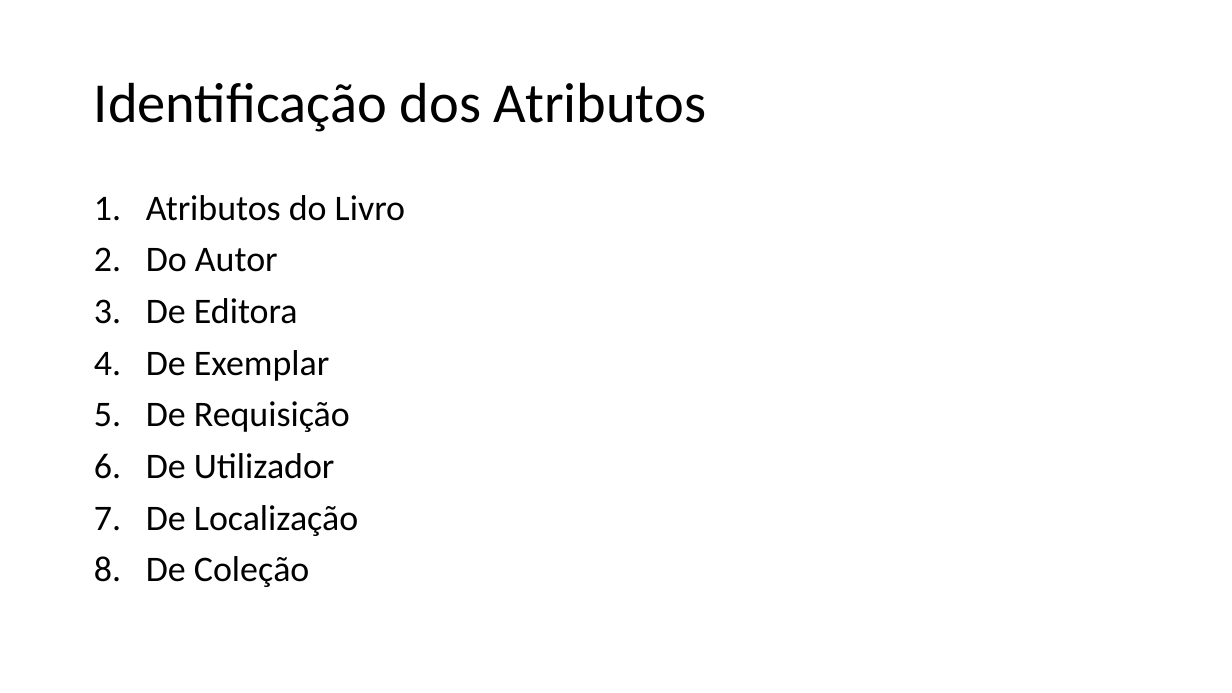
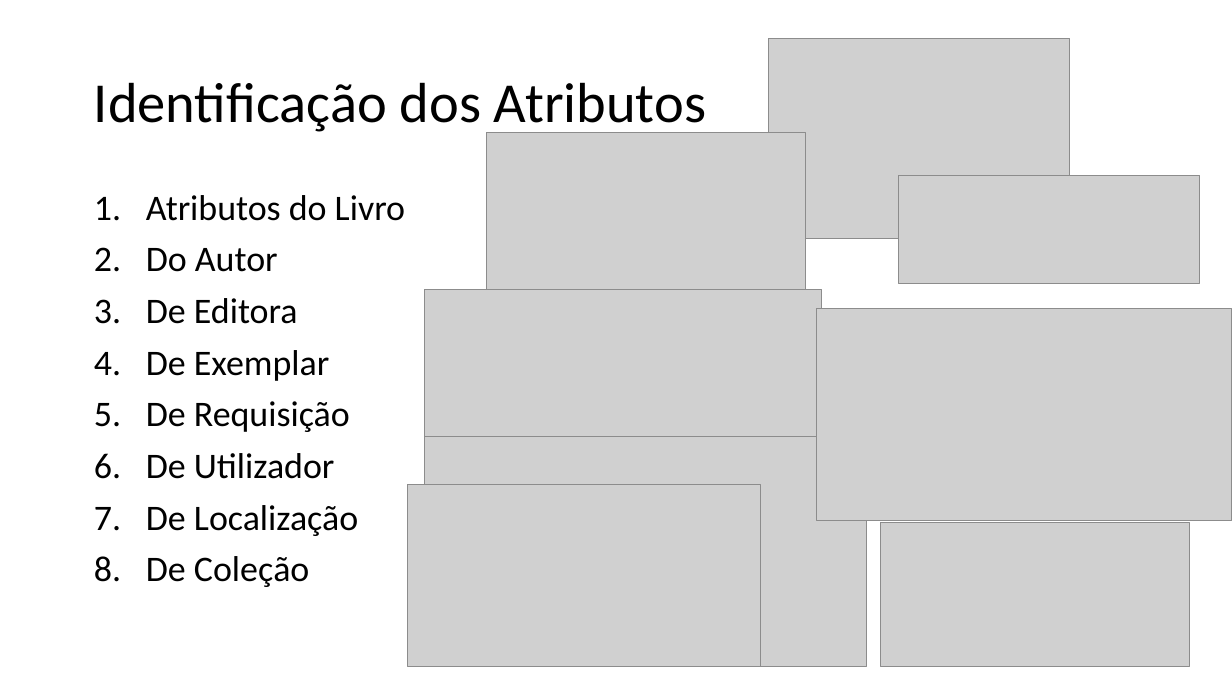
Before and after one commit to b-p3r/BD-1516, a slide deck: slide 18 of begininPP.pptx. Drawn at 1232x693 pixels with LibreOffice and Linux fonts; fonts in the diff are those of the drawing; grey boxes stand for pictures. Boxes give left, top, right and bottom in pixels: in the first picture for what was removed or moved away, otherwise in the second. Text is boxed around its words. In the diff, an @@ line names an element or a change of style, - is before the commit and + after.

```diff
--- a/begininPP.pptx
+++ b/begininPP.pptx
@@ picture added at [769,38,1070,238] @@
@@ picture added at [486,133,806,317] @@
@@ picture added at [899,175,1201,283] @@
@@ picture added at [424,289,822,459] @@
@@ picture added at [817,309,1232,521] @@
@@ picture added at [425,437,867,666] @@
@@ picture added at [408,485,760,666] @@
@@ picture added at [881,523,1189,666] @@
```
Also in this commit, not shown: 7 other slides changed, 3 slides added.
